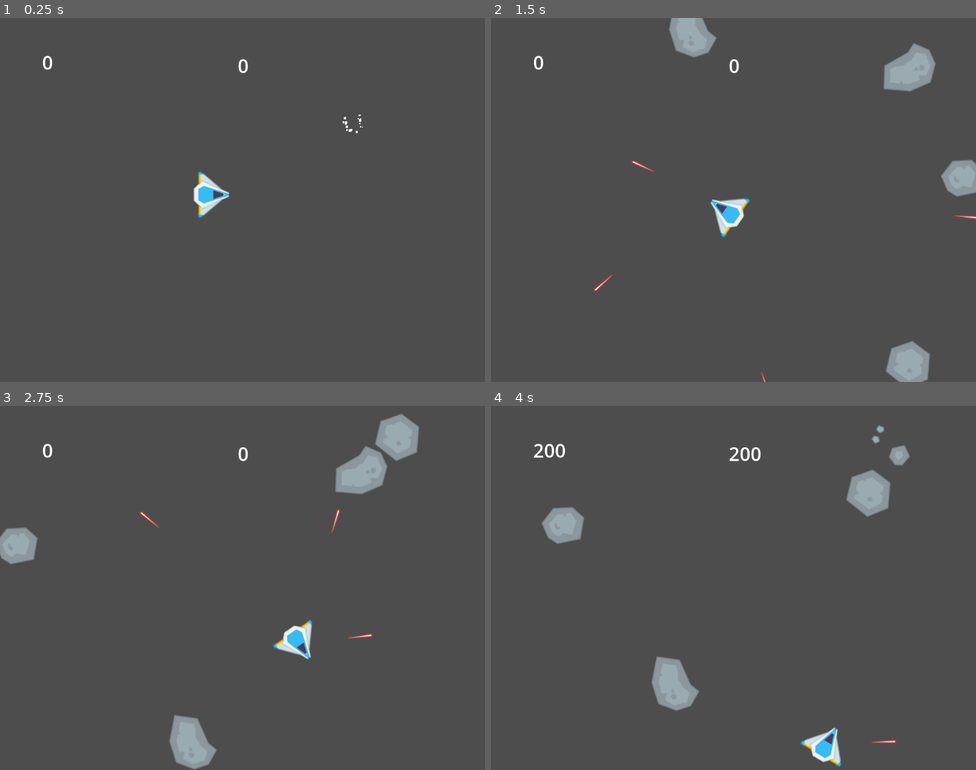
Above: before the commit, frames 1-4 (two rows, left to right).
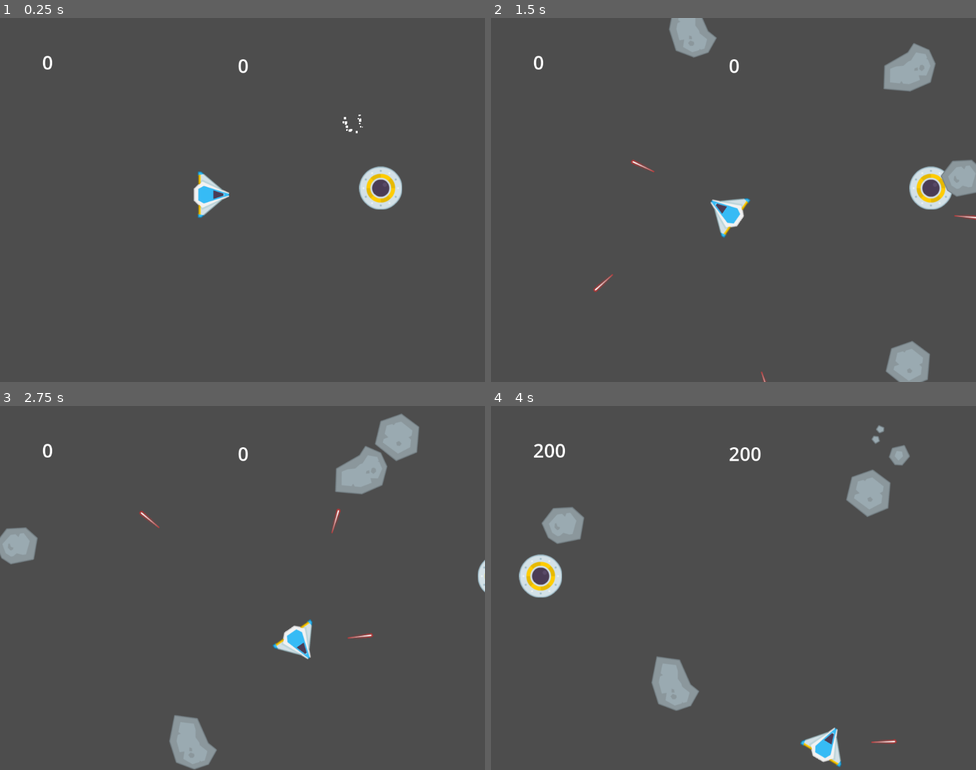
Above: after the commit, the same moments.

Repository: TheGabmeister/games-godot
Game: Godot game, scene res://levels/main.tscn
Two runs of this game, one before a commit and one after it. Both use one fixed random seed, a clock stepped at 60 frames per second and the inputs below. Sound files missing from this copy of the repository are replaced by a short silence.
Inputs (mouse positions are in pixels of both pictures, inside the frame that each line leads up to):
- Up to frame 1 (0.25 s): no input
- Up to frame 2 (1.5 s): move the mouse to (840, 181) at 0.52 s; press the mouse at (840, 181) at 0.53 s; hold Right (move_right) 0.53-1.28 s; move the mouse to (636, 218) at 1.27 s; release the mouse at (636, 218) at 1.28 s; hold Down (move_down) from 1.28 s (still down); click (636, 218) at 1.35 s
- Up to frame 3 (2.75 s): move the mouse to (291, 507) at 2.02 s; release Down (move_down) at 2.03 s; press the mouse at (291, 507) at 2.03 s; hold Right (move_right) from 2.03 s (still down)
- Up to frame 4 (4 s): move the mouse to (709, 660) at 2.77 s; release Right (move_right) at 2.78 s; release the mouse at (709, 660) at 2.78 s; hold W (move_up) 2.78-3.53 s; click (709, 660) at 2.85 s; move the mouse to (879, 642) at 3.52 s; press the mouse at (879, 642) at 3.53 s; hold Left (move_left) from 3.53 s (still down)

The runs differ from the first frame. In frame 1, 0.7% of the frame differs, in the area x 74-83%, y 40-53%; in frame 2, 0.7%; in frame 3, 0.1%; in frame 4, 0.7%.

Commit message:
Add music manager

Diff:
--- a/asteroids/autoloads/bus.gd
+++ b/asteroids/autoloads/bus.gd
@@ -12,3 +12,7 @@
 signal update_hi_score(score: int)
 
 signal sfx_play_sound(sound: AudioStream)
+
+signal music_play(sound: AudioStream)
+signal music_pause_toggle()
+signal music_stop()
--- a/asteroids/enemies/alien/alien.tscn
+++ b/asteroids/enemies/alien/alien.tscn
@@ -2,15 +2,14 @@
 
 [ext_resource type="PackedScene" uid="uid://bll5alhnm8vrg" path="res://enemies/enemy_base.tscn" id="1_fqr4t"]
 [ext_resource type="Script" uid="uid://birkndoe47ajs" path="res://enemies/alien/alien.gd" id="2_uax61"]
-[ext_resource type="AudioStream" uid="uid://bvldru3eequte" path="res://enemies/enemy_death.ogg" id="3_le0rs"]
 [ext_resource type="Texture2D" uid="uid://dxgsdopxn45kf" path="res://enemies/alien/alien.png" id="3_xeivg"]
+[ext_resource type="PackedScene" uid="uid://bfj2uwo7hu5qb" path="res://utils/move_forward_2d.tscn" id="4_le0rs"]
 
 [sub_resource type="CircleShape2D" id="CircleShape2D_le0rs"]
 
 [node name="Alien" instance=ExtResource("1_fqr4t")]
 script = ExtResource("2_uax61")
 _score = 300
-_death_sound = ExtResource("3_le0rs")
 
 [node name="Sprite2D" parent="." index="0"]
 texture = ExtResource("3_xeivg")
@@ -18,3 +17,5 @@
 [node name="CollisionShape2D" type="CollisionShape2D" parent="Area2D" index="0"]
 scale = Vector2(4.59, 4.59)
 shape = SubResource("CircleShape2D_le0rs")
+
+[node name="MoveForward2D" parent="." index="2" instance=ExtResource("4_le0rs")]
--- a/asteroids/enemies/asteroids/asteroid_base.tscn
+++ b/asteroids/enemies/asteroids/asteroid_base.tscn
@@ -2,4 +2,4 @@
 
 [ext_resource type="PackedScene" uid="uid://bll5alhnm8vrg" path="res://enemies/enemy_base.tscn" id="1_d8yjn"]
 
-[node name="Base2D" instance=ExtResource("1_d8yjn")]
+[node name="AsteroidBase" instance=ExtResource("1_d8yjn")]
--- a/asteroids/enemies/asteroids/asteroid_big/asteroid_big_01.tscn
+++ b/asteroids/enemies/asteroids/asteroid_big/asteroid_big_01.tscn
@@ -1,27 +1,23 @@
-[gd_scene load_steps=7 format=3 uid="uid://bi55hoqcx5a3w"]
+[gd_scene load_steps=6 format=3 uid="uid://bi55hoqcx5a3w"]
 
 [ext_resource type="PackedScene" uid="uid://bl4epurphqhdx" path="res://enemies/asteroids/asteroid_base.tscn" id="1_cl75w"]
 [ext_resource type="Script" uid="uid://bphfcnjh5orrs" path="res://enemies/asteroids/asteroid.gd" id="2_23rvj"]
 [ext_resource type="PackedScene" uid="uid://d2rnkcwwsmx2f" path="res://enemies/asteroids/asteroid_medium/asteroid_medium_01.tscn" id="3_2urh7"]
 [ext_resource type="Texture2D" uid="uid://bak1rs7fuypmw" path="res://enemies/asteroids/asteroid_big/asteroid_big_03.png" id="3_23rvj"]
 [ext_resource type="PackedScene" uid="uid://bfj2uwo7hu5qb" path="res://utils/move_forward_2d.tscn" id="3_l2316"]
-[ext_resource type="AudioStream" uid="uid://bvldru3eequte" path="res://enemies/enemy_death.ogg" id="4_t16f4"]
 
 [node name="AsteroidBig_01" instance=ExtResource("1_cl75w")]
 script = ExtResource("2_23rvj")
 _asteroid_child = ExtResource("3_2urh7")
-_death_sound = ExtResource("4_t16f4")
+_child_amount = 2
 
 [node name="Sprite2D" parent="." index="0"]
 texture = ExtResource("3_23rvj")
 
 [node name="Area2D" parent="." index="1"]
-collision_layer = 4
 collision_mask = 2
 
 [node name="CollisionPolygon2D" type="CollisionPolygon2D" parent="Area2D" index="0"]
 polygon = PackedVector2Array(-10, -41, 29, -28, 45, 2, 21, 41, -28, 34, -42, 16, -44, -19)
 
 [node name="MoveForward2D" parent="." index="2" instance=ExtResource("3_l2316")]
-
-[connection signal="area_entered" from="Area2D" to="." method="_on_area_2d_area_entered"]
--- a/asteroids/enemies/asteroids/asteroid_big/asteroid_big_02.tscn
+++ b/asteroids/enemies/asteroids/asteroid_big/asteroid_big_02.tscn
@@ -1,27 +1,23 @@
-[gd_scene load_steps=7 format=3 uid="uid://dbnw0rw7s5bj8"]
+[gd_scene load_steps=6 format=3 uid="uid://dbnw0rw7s5bj8"]
 
 [ext_resource type="PackedScene" uid="uid://bl4epurphqhdx" path="res://enemies/asteroids/asteroid_base.tscn" id="1_ckhor"]
 [ext_resource type="Script" uid="uid://bphfcnjh5orrs" path="res://enemies/asteroids/asteroid.gd" id="2_ckhor"]
 [ext_resource type="PackedScene" uid="uid://d2rnkcwwsmx2f" path="res://enemies/asteroids/asteroid_medium/asteroid_medium_01.tscn" id="3_0lij7"]
 [ext_resource type="Texture2D" uid="uid://dv6nvfjwj4th4" path="res://enemies/asteroids/asteroid_big/asteroid_big_02.png" id="3_ckhor"]
 [ext_resource type="PackedScene" uid="uid://bfj2uwo7hu5qb" path="res://utils/move_forward_2d.tscn" id="4_i54ga"]
-[ext_resource type="AudioStream" uid="uid://bvldru3eequte" path="res://enemies/enemy_death.ogg" id="4_tg87g"]
 
 [node name="AsteroidBig_02" instance=ExtResource("1_ckhor")]
 script = ExtResource("2_ckhor")
 _asteroid_child = ExtResource("3_0lij7")
-_death_sound = ExtResource("4_tg87g")
+_child_amount = 2
 
 [node name="Sprite2D" parent="." index="0"]
 texture = ExtResource("3_ckhor")
 
 [node name="Area2D" parent="." index="1"]
-collision_layer = 4
 collision_mask = 2
 
 [node name="CollisionPolygon2D" type="CollisionPolygon2D" parent="Area2D" index="0"]
 polygon = PackedVector2Array(-39, -42, 7, -48, 60, -29, 47, 21, -9, 34, -26, 50, -54, 27, -62, -4)
 
 [node name="MoveForward2D" parent="." index="2" instance=ExtResource("4_i54ga")]
-
-[connection signal="area_entered" from="Area2D" to="." method="_on_area_2d_area_entered"]
--- a/asteroids/enemies/asteroids/asteroid_big/asteroid_big_03.tscn
+++ b/asteroids/enemies/asteroids/asteroid_big/asteroid_big_03.tscn
@@ -1,27 +1,23 @@
-[gd_scene load_steps=7 format=3 uid="uid://cpdp33euihroe"]
+[gd_scene load_steps=6 format=3 uid="uid://cpdp33euihroe"]
 
 [ext_resource type="PackedScene" uid="uid://bl4epurphqhdx" path="res://enemies/asteroids/asteroid_base.tscn" id="1_ehoo0"]
 [ext_resource type="Script" uid="uid://bphfcnjh5orrs" path="res://enemies/asteroids/asteroid.gd" id="2_ehoo0"]
 [ext_resource type="Texture2D" uid="uid://dv6nvfjwj4th4" path="res://enemies/asteroids/asteroid_big/asteroid_big_02.png" id="3_acmnx"]
 [ext_resource type="PackedScene" uid="uid://cthsm8ou5g7er" path="res://enemies/asteroids/asteroid_medium/asteroid_medium_02.tscn" id="3_cg4n1"]
-[ext_resource type="AudioStream" uid="uid://bvldru3eequte" path="res://enemies/enemy_death.ogg" id="4_acmnx"]
 [ext_resource type="PackedScene" uid="uid://bfj2uwo7hu5qb" path="res://utils/move_forward_2d.tscn" id="4_axaqe"]
 
 [node name="AsteroidBig_03" instance=ExtResource("1_ehoo0")]
 script = ExtResource("2_ehoo0")
 _asteroid_child = ExtResource("3_cg4n1")
-_death_sound = ExtResource("4_acmnx")
+_child_amount = 2
 
 [node name="Sprite2D" parent="." index="0"]
 texture = ExtResource("3_acmnx")
 
 [node name="Area2D" parent="." index="1"]
-collision_layer = 4
 collision_mask = 2
 
 [node name="CollisionPolygon2D" type="CollisionPolygon2D" parent="Area2D" index="0"]
 polygon = PackedVector2Array(-39, -42, 7, -48, 60, -29, 47, 21, -9, 34, -26, 50, -54, 27, -62, -4)
 
 [node name="MoveForward2D" parent="." index="2" instance=ExtResource("4_axaqe")]
-
-[connection signal="area_entered" from="Area2D" to="." method="_on_area_2d_area_entered"]
--- a/asteroids/enemies/asteroids/asteroid_big/asteroid_big_04.tscn
+++ b/asteroids/enemies/asteroids/asteroid_big/asteroid_big_04.tscn
@@ -1,27 +1,23 @@
-[gd_scene load_steps=7 format=3 uid="uid://c3b2pqfv6x2e3"]
+[gd_scene load_steps=6 format=3 uid="uid://c3b2pqfv6x2e3"]
 
 [ext_resource type="PackedScene" uid="uid://bl4epurphqhdx" path="res://enemies/asteroids/asteroid_base.tscn" id="1_1im8s"]
 [ext_resource type="Script" uid="uid://bphfcnjh5orrs" path="res://enemies/asteroids/asteroid.gd" id="2_1im8s"]
 [ext_resource type="Texture2D" uid="uid://dknkkoh6uffxy" path="res://enemies/asteroids/asteroid_big/asteroid_big_04.png" id="3_1im8s"]
 [ext_resource type="PackedScene" uid="uid://cthsm8ou5g7er" path="res://enemies/asteroids/asteroid_medium/asteroid_medium_02.tscn" id="3_vpn7a"]
 [ext_resource type="PackedScene" uid="uid://bfj2uwo7hu5qb" path="res://utils/move_forward_2d.tscn" id="4_akqel"]
-[ext_resource type="AudioStream" uid="uid://bvldru3eequte" path="res://enemies/enemy_death.ogg" id="4_rto3x"]
 
 [node name="AsteroidBig_04" instance=ExtResource("1_1im8s")]
 script = ExtResource("2_1im8s")
 _asteroid_child = ExtResource("3_vpn7a")
-_death_sound = ExtResource("4_rto3x")
+_child_amount = 2
 
 [node name="Sprite2D" parent="." index="0"]
 texture = ExtResource("3_1im8s")
 
 [node name="Area2D" parent="." index="1"]
-collision_layer = 4
 collision_mask = 2
 
 [node name="CollisionPolygon2D" type="CollisionPolygon2D" parent="Area2D" index="0"]
 polygon = PackedVector2Array(-35, -35, 17, -47, 50, -11, 31, 42, -19, 49, -49, 10)
 
 [node name="MoveForward2D" parent="." index="2" instance=ExtResource("4_akqel")]
-
-[connection signal="area_entered" from="Area2D" to="." method="_on_area_2d_area_entered"]
--- a/asteroids/enemies/asteroids/asteroid_medium/asteroid_medium_01.tscn
+++ b/asteroids/enemies/asteroids/asteroid_medium/asteroid_medium_01.tscn
@@ -1,27 +1,23 @@
-[gd_scene load_steps=7 format=3 uid="uid://d2rnkcwwsmx2f"]
+[gd_scene load_steps=6 format=3 uid="uid://d2rnkcwwsmx2f"]
 
 [ext_resource type="PackedScene" uid="uid://bl4epurphqhdx" path="res://enemies/asteroids/asteroid_base.tscn" id="1_0yvkx"]
 [ext_resource type="Script" uid="uid://bphfcnjh5orrs" path="res://enemies/asteroids/asteroid.gd" id="2_0yvkx"]
 [ext_resource type="PackedScene" uid="uid://rkhlht6co73i" path="res://enemies/asteroids/asteroid_small/asteroid_small_01.tscn" id="3_4w7t0"]
 [ext_resource type="Texture2D" uid="uid://bw3pmd6bvi8ey" path="res://enemies/asteroids/asteroid_medium/asteroid_medium_01.png" id="3_vkw4j"]
 [ext_resource type="PackedScene" uid="uid://bfj2uwo7hu5qb" path="res://utils/move_forward_2d.tscn" id="4_4w7t0"]
-[ext_resource type="AudioStream" uid="uid://bvldru3eequte" path="res://enemies/enemy_death.ogg" id="4_pea6l"]
 
 [node name="AsteroidMedium_01" instance=ExtResource("1_0yvkx")]
 script = ExtResource("2_0yvkx")
 _asteroid_child = ExtResource("3_4w7t0")
-_death_sound = ExtResource("4_pea6l")
+_child_amount = 2
 
 [node name="Sprite2D" parent="." index="0"]
 texture = ExtResource("3_vkw4j")
 
 [node name="Area2D" parent="." index="1"]
-collision_layer = 4
 collision_mask = 2
 
 [node name="CollisionPolygon2D" type="CollisionPolygon2D" parent="Area2D" index="0"]
 polygon = PackedVector2Array(-10, -21, 18, -20, 21, 7, 1, 22, -15, 15, -22, -4)
 
 [node name="MoveForward2D" parent="." index="2" instance=ExtResource("4_4w7t0")]
-
-[connection signal="area_entered" from="Area2D" to="." method="_on_area_2d_area_entered"]
--- a/asteroids/enemies/asteroids/asteroid_medium/asteroid_medium_02.tscn
+++ b/asteroids/enemies/asteroids/asteroid_medium/asteroid_medium_02.tscn
@@ -1,27 +1,23 @@
-[gd_scene load_steps=7 format=3 uid="uid://cthsm8ou5g7er"]
+[gd_scene load_steps=6 format=3 uid="uid://cthsm8ou5g7er"]
 
 [ext_resource type="PackedScene" uid="uid://bl4epurphqhdx" path="res://enemies/asteroids/asteroid_base.tscn" id="1_xikxm"]
 [ext_resource type="Script" uid="uid://bphfcnjh5orrs" path="res://enemies/asteroids/asteroid.gd" id="2_xikxm"]
 [ext_resource type="PackedScene" uid="uid://ce0t7u6f6lhy3" path="res://enemies/asteroids/asteroid_small/asteroid_small_02.tscn" id="3_v1itk"]
 [ext_resource type="Texture2D" uid="uid://cyqg4gk0d65mp" path="res://enemies/asteroids/asteroid_medium/asteroid_medium_02.png" id="3_xikxm"]
 [ext_resource type="PackedScene" uid="uid://bfj2uwo7hu5qb" path="res://utils/move_forward_2d.tscn" id="4_1k0nr"]
-[ext_resource type="AudioStream" uid="uid://bvldru3eequte" path="res://enemies/enemy_death.ogg" id="4_ncumg"]
 
 [node name="AsteroidMedium_02" instance=ExtResource("1_xikxm")]
 script = ExtResource("2_xikxm")
 _asteroid_child = ExtResource("3_v1itk")
-_death_sound = ExtResource("4_ncumg")
+_child_amount = 2
 
 [node name="Sprite2D" parent="." index="0"]
 texture = ExtResource("3_xikxm")
 
 [node name="Area2D" parent="." index="1"]
-collision_layer = 4
 collision_mask = 2
 
 [node name="CollisionPolygon2D" type="CollisionPolygon2D" parent="Area2D" index="0"]
 polygon = PackedVector2Array(-16, -15, 9, -20, 23, -2, 7, 21, -8, 19, -23, 5)
 
 [node name="MoveForward2D" parent="." index="2" instance=ExtResource("4_1k0nr")]
-
-[connection signal="area_entered" from="Area2D" to="." method="_on_area_2d_area_entered"]
--- a/asteroids/enemies/asteroids/asteroid_small/asteroid_small_01.tscn
+++ b/asteroids/enemies/asteroids/asteroid_small/asteroid_small_01.tscn
@@ -1,26 +1,22 @@
-[gd_scene load_steps=6 format=3 uid="uid://rkhlht6co73i"]
+[gd_scene load_steps=5 format=3 uid="uid://rkhlht6co73i"]
 
 [ext_resource type="PackedScene" uid="uid://bl4epurphqhdx" path="res://enemies/asteroids/asteroid_base.tscn" id="1_mwi4a"]
 [ext_resource type="Script" uid="uid://bphfcnjh5orrs" path="res://enemies/asteroids/asteroid.gd" id="2_mwi4a"]
-[ext_resource type="AudioStream" uid="uid://bvldru3eequte" path="res://enemies/enemy_death.ogg" id="3_hcywa"]
 [ext_resource type="Texture2D" uid="uid://djv7lpo0amrdd" path="res://enemies/asteroids/asteroid_small/asteroid_small_01.png" id="3_hpw4n"]
 [ext_resource type="PackedScene" uid="uid://bfj2uwo7hu5qb" path="res://utils/move_forward_2d.tscn" id="4_xm2ys"]
 
 [node name="AsteroidSmall_01" instance=ExtResource("1_mwi4a")]
 script = ExtResource("2_mwi4a")
+_asteroid_child = null
 _child_amount = 0
-_death_sound = ExtResource("3_hcywa")
 
 [node name="Sprite2D" parent="." index="0"]
 texture = ExtResource("3_hpw4n")
 
 [node name="Area2D" parent="." index="1"]
-collision_layer = 4
 collision_mask = 2
 
 [node name="CollisionPolygon2D" type="CollisionPolygon2D" parent="Area2D" index="0"]
 polygon = PackedVector2Array(-2, -9, 10, -4, 7, 8, -3, 9, -8, 0)
 
 [node name="MoveForward2D" parent="." index="2" instance=ExtResource("4_xm2ys")]
-
-[connection signal="area_entered" from="Area2D" to="." method="_on_area_2d_area_entered"]
--- a/asteroids/enemies/asteroids/asteroid_small/asteroid_small_02.tscn
+++ b/asteroids/enemies/asteroids/asteroid_small/asteroid_small_02.tscn
@@ -1,26 +1,22 @@
-[gd_scene load_steps=6 format=3 uid="uid://ce0t7u6f6lhy3"]
+[gd_scene load_steps=5 format=3 uid="uid://ce0t7u6f6lhy3"]
 
 [ext_resource type="PackedScene" uid="uid://bl4epurphqhdx" path="res://enemies/asteroids/asteroid_base.tscn" id="1_qsph6"]
 [ext_resource type="Script" uid="uid://bphfcnjh5orrs" path="res://enemies/asteroids/asteroid.gd" id="2_qsph6"]
-[ext_resource type="AudioStream" uid="uid://bvldru3eequte" path="res://enemies/enemy_death.ogg" id="3_deg0v"]
 [ext_resource type="Texture2D" uid="uid://dx2v44ggfw0kd" path="res://enemies/asteroids/asteroid_small/asteroid_small_02.png" id="3_qsph6"]
 [ext_resource type="PackedScene" uid="uid://bfj2uwo7hu5qb" path="res://utils/move_forward_2d.tscn" id="4_2lyx8"]
 
 [node name="AsteroidSmall_02" instance=ExtResource("1_qsph6")]
 script = ExtResource("2_qsph6")
+_asteroid_child = null
 _child_amount = 0
-_death_sound = ExtResource("3_deg0v")
 
 [node name="Sprite2D" parent="." index="0"]
 texture = ExtResource("3_qsph6")
 
 [node name="Area2D" parent="." index="1"]
-collision_layer = 4
 collision_mask = 2
 
 [node name="CollisionPolygon2D" type="CollisionPolygon2D" parent="Area2D" index="0"]
 polygon = PackedVector2Array(-1, -9, 8, -4, 8, 0, 2, 9, -9, 1)
 
 [node name="MoveForward2D" parent="." index="2" instance=ExtResource("4_2lyx8")]
-
-[connection signal="area_entered" from="Area2D" to="." method="_on_area_2d_area_entered"]
--- a/asteroids/enemies/enemy_base.tscn
+++ b/asteroids/enemies/enemy_base.tscn
@@ -1,7 +1,15 @@
-[gd_scene load_steps=3 format=3 uid="uid://bll5alhnm8vrg"]
+[gd_scene load_steps=4 format=3 uid="uid://bll5alhnm8vrg"]
 
 [ext_resource type="PackedScene" uid="uid://bmby60d0hoagw" path="res://utils/base_2d.tscn" id="1_tllp7"]
 [ext_resource type="Script" uid="uid://1ijgpe82c6qs" path="res://enemies/enemy_base.gd" id="2_6dmn1"]
+[ext_resource type="AudioStream" uid="uid://bvldru3eequte" path="res://enemies/enemy_death.ogg" id="3_xiu3r"]
 
-[node name="Base2D" instance=ExtResource("1_tllp7")]
+[node name="EnemyBase" instance=ExtResource("1_tllp7")]
 script = ExtResource("2_6dmn1")
+_death_sound = ExtResource("3_xiu3r")
+
+[node name="Area2D" parent="." index="1"]
+collision_layer = 4
+collision_mask = 3
+
+[connection signal="area_entered" from="Area2D" to="." method="_on_area_2d_area_entered"]
--- a/asteroids/levels/main.tscn
+++ b/asteroids/levels/main.tscn
@@ -10,6 +10,7 @@
 [ext_resource type="PackedScene" uid="uid://c3b2pqfv6x2e3" path="res://enemies/asteroids/asteroid_big/asteroid_big_04.tscn" id="8_jw1n3"]
 [ext_resource type="PackedScene" uid="uid://drpintn20hbhu" path="res://managers/sfx_manager.tscn" id="9_etqu2"]
 [ext_resource type="PackedScene" uid="uid://2a5y513o73th" path="res://explosion/explosion.tscn" id="10_jw1n3"]
+[ext_resource type="PackedScene" uid="uid://kofbts006jj7" path="res://enemies/alien/alien.tscn" id="11_xdh4e"]
 
 [node name="Main" type="Node2D"]
 
@@ -111,3 +112,6 @@
 
 [node name="Explosion" parent="." instance=ExtResource("10_jw1n3")]
 position = Vector2(747, 222)
+
+[node name="Alien" parent="." instance=ExtResource("11_xdh4e")]
+position = Vector2(779, 359)
--- /dev/null
+++ b/asteroids/managers/music_manager.gd
@@ -0,0 +1,28 @@
+extends AudioStreamPlayer
+
+var _music_position := 0.0
+var _is_paused := false
+
+func _enter_tree():
+	Bus.music_play.connect(_play_music)
+
+func _exit_tree():
+	Bus.music_play.disconnect(_play_music)
+
+func _play_music(sound: AudioStream):
+	stream = sound
+	play()
+	_is_paused = false
+
+func _toggle_pause_music():
+	if _is_paused == true:
+		_is_paused = false
+		play(_music_position)
+	else:
+		_is_paused = true
+		_music_position = get_playback_position()
+		stop()
+
+func _stop_music():
+	stop()
+	_is_paused = false
--- /dev/null
+++ b/asteroids/managers/music_manager.tscn
@@ -0,0 +1,7 @@
+[gd_scene load_steps=2 format=3 uid="uid://5ig2gsq4wn3t"]
+
+[ext_resource type="Script" uid="uid://bfhnfyau5drxh" path="res://managers/music_manager.gd" id="1_bqdgw"]
+
+[node name="MusicManager" type="AudioStreamPlayer"]
+autoplay = true
+script = ExtResource("1_bqdgw")
Not shown: 1 places in asteroids/levels/main.tscn that only renumber resources
Not shown, added: asteroids/managers/music_manager.gd.uid
